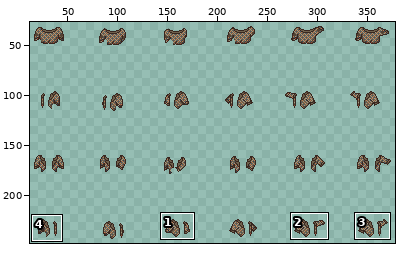
Two versions of one sprite sheet, Assets/Sprites/character/professor_slash_jacket.png. Above, an overview of the earlier version with the close-up marked.
Close-up. Before the commit:
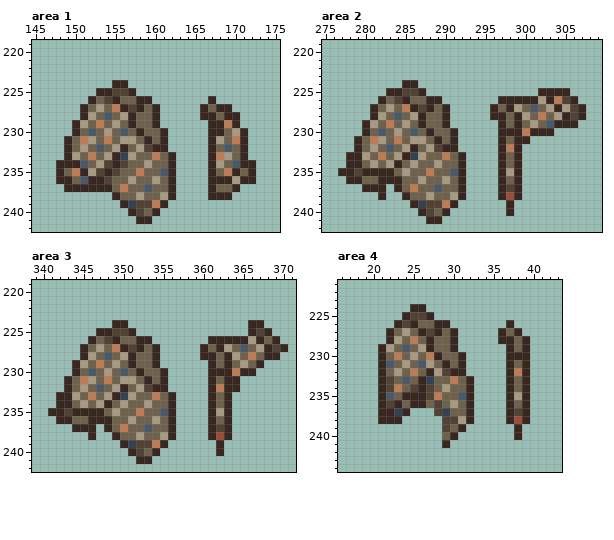
The file is 384x256 pixels. Colours within 5 levels of each other are drawn and written as one. Shown: area 1: x 145..175, y 219..242; area 2: x 275..309, y 219..242; area 3: x 339..371, y 219..242; area 4: x 16..43, y 221..244. The wide view leaves out empty margins. The commit also changed other parts of the picture, which this record leaves out.
New version:
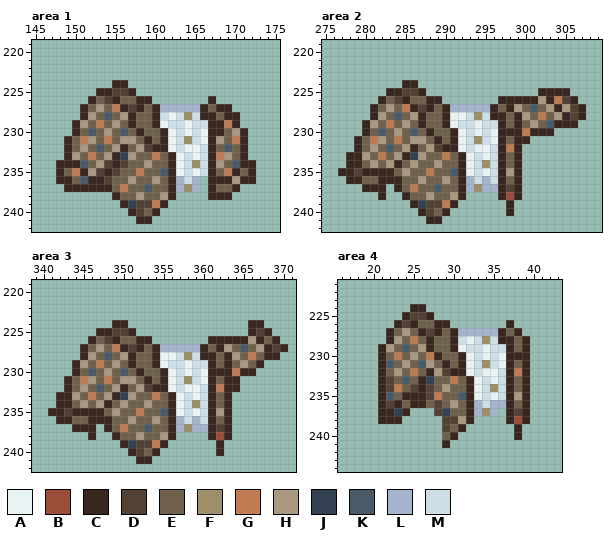
Palette (. is transparent): A #e9f3f4  B #9a4e3a  C #38261f  D #534234  E #6f614c  F #9d8f69  G #bf7b52  H #a99980  J #344153  K #495a68  L #a4b4cd  M #cedee7
From old to new:
--- area 1
@@ x 159..168 @@
 226 C.......C.
-227 EC.....CEC
-228 EC.....CCE
-229 EC......CC
-230 EEC.....CC
-231 CEC.....CH
-232 DCC.....CE
-233 EGEC....CG
-234 HEEC....CH
-235 EEKC....CE
-236 EHEC....CC
-237 KEEC....CE
+227 ECLLLLLCEC
+228 ECMAMFMCCE
+229 ECAMMAMMCC
+230 EECAMAMACC
+231 CECAMFMACH
+232 DCCAMAAMCE
+233 EGECAMAMCG
+234 HEECAMFMCH
+235 EEKCAMAMCE
+236 EHECLML.CC
+237 KEECLFL.CE
 238 EEHC....CC
--- area 2
@@ x 289..298 @@
 226 C.......CC
-227 EC.....CEC
-228 EC.....CCE
-229 EC......CE
-230 EEC.....CC
-231 CEC.....CE
-232 DCC.....CG
-233 EGEC....CE
-234 HEEC....CE
-235 EEKC....CH
-236 EHEC....CE
-237 KEEC....CD
+227 ECLLLLLCEC
+228 ECAAMFMCCE
+229 ECAMMAMMCE
+230 EECAMAMACC
+231 CECAMFMACE
+232 DCCAMAAMCG
+233 EGECAMAMCE
+234 HEECAMFMCE
+235 EEKCAMAMCH
+236 EHECLMLMCE
+237 KEECLFLLCD
 238 EEHC....CB
--- area 3
@@ x 353..362 @@
 226 C.......CC
-227 EC.....CEC
-228 EC.....CCE
-229 EC......CE
-230 EEC.....CC
-231 CEC.....CE
-232 DCC.....CG
-233 EGEC....CE
-234 HEEC....CE
-235 EEKC....CH
-236 EHEC....CE
-237 KEEC....CD
+227 ECLLLLLCEC
+228 ECAAMFMCCE
+229 ECAMMAMMCE
+230 EECAMAMACC
+231 CECAMFMACE
+232 DCCAMAAMCG
+233 EGECAMAMCE
+234 HEECAMFMCE
+235 EEKCAMAMCH
+236 EHECLMLMCE
+237 KEECLFLLCD
 238 EEHC....CB
--- area 4
@@ x 29..38 @@
 226 C.......C.
-227 EC.....CEC
-228 EC.....CCE
-229 EC......CE
-230 EEC.....CC
-231 CEC.....CE
-232 DCC.....CG
-233 EGEC....CE
-234 HEEC....CE
-235 EEKC....CH
-236 EHEC....CE
-237 JEEC....CD
+227 ECLLLLLCEC
+228 ECMAMFMCCE
+229 ECAMMAMMCE
+230 EECAMAMACC
+231 CECAMFMACE
+232 DCCAMAAMCG
+233 EGECAMAMCE
+234 HEECAMFMCE
+235 EEKCAMAMCH
+236 EHECLMLLCE
+237 JEECLFL.CD
 238 DDHC....CB
Pixel boxes of the changes (left, top, right, bottom) in both close-ups:
added: (160, 104, 208, 192)
added: (450, 104, 498, 192)
added: (160, 344, 208, 432)
added: (458, 328, 506, 416)
